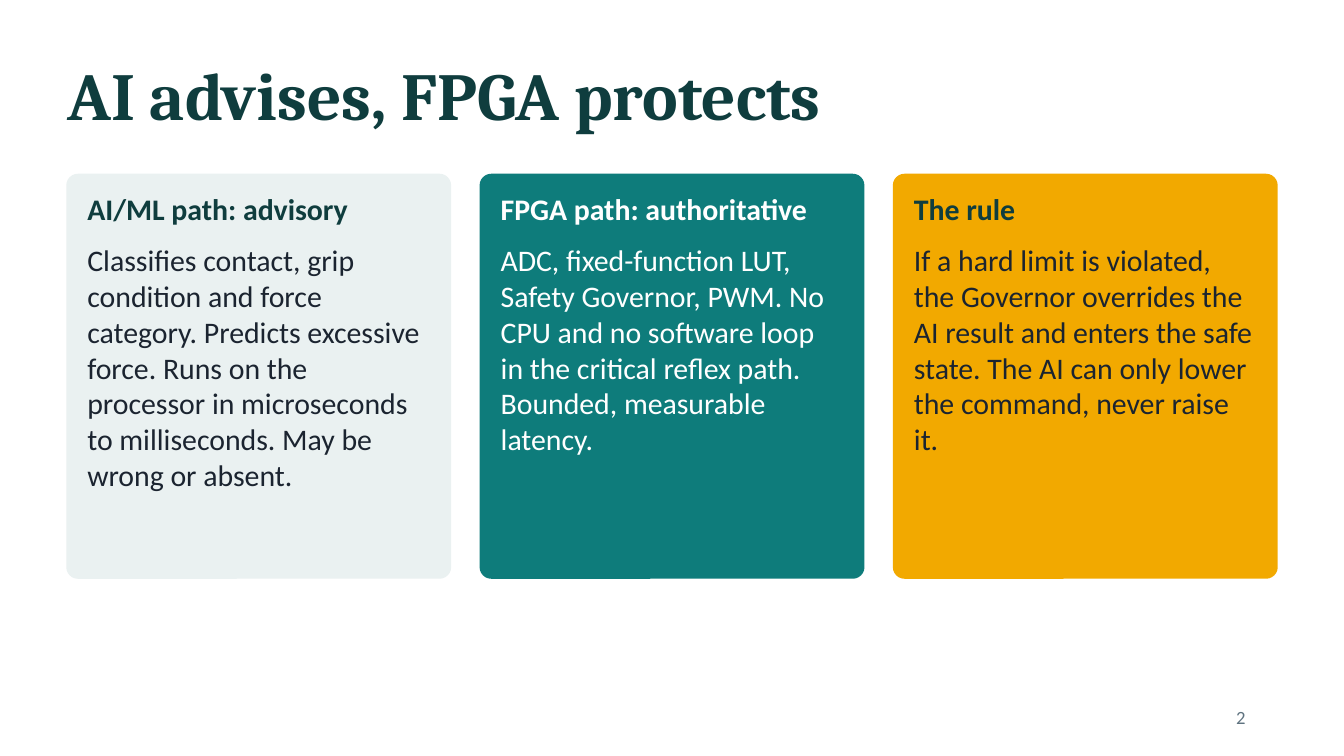
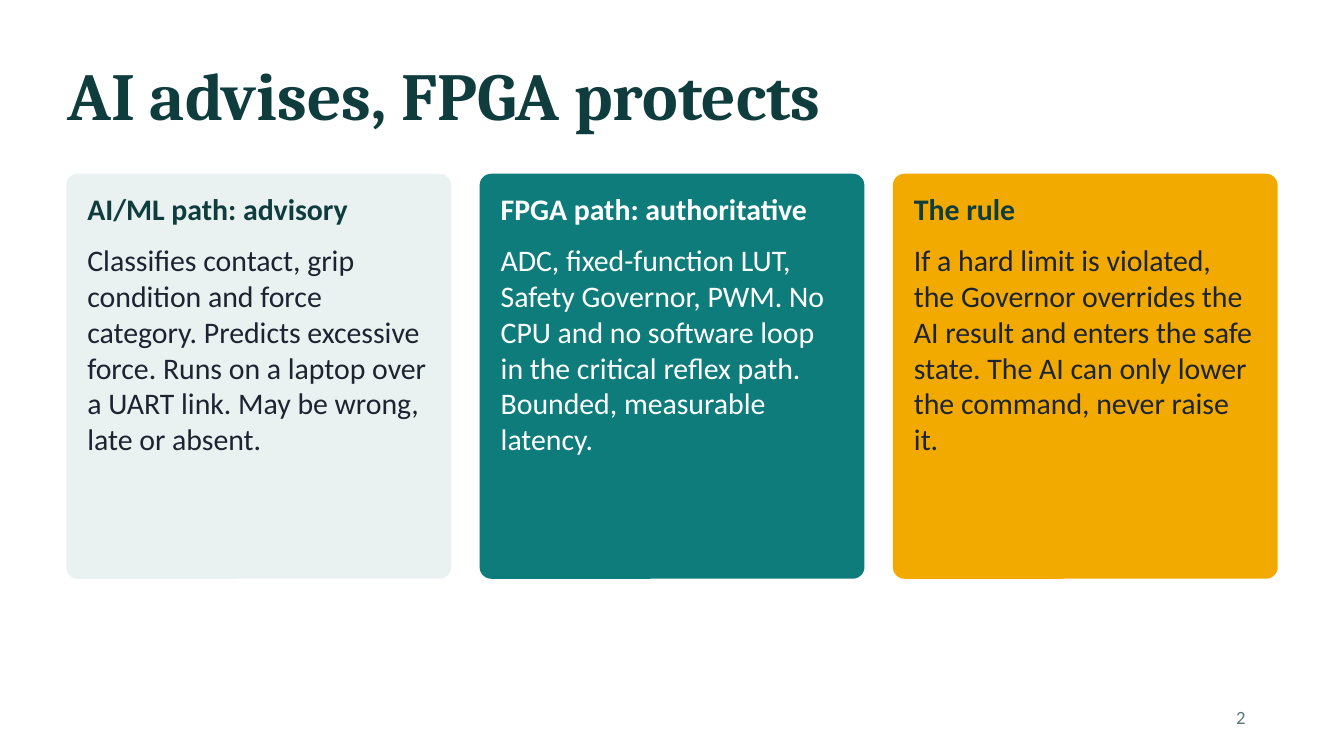
Before and after one commit to sanjiv283/tactile-reflex-system, a slide deck: slide 2 of docs/tactile_reflex_system.pptx. Drawn at 1344x756 pixels with LibreOffice and Linux fonts; fonts in the diff are those of the drawing. Boxes give left, top, right and bottom in pixels: in the first picture for what was removed or moved away, otherwise in the second. Text is boxed around its words. In the diff, an @@ line names an element or a change of style, - is before the commit and + after.

```diff
--- a/docs/tactile_reflex_system.pptx
+++ b/docs/tactile_reflex_system.pptx
@@ text at bbox=[87, 250, 426, 451]: text changed @@
-Classifies contact, grip condition and force category. Predicts excessive force. Runs on the processor in microseconds to milliseconds. May be wrong or absent.
+Classifies contact, grip condition and force category. Predicts excessive force. Runs on a laptop over a UART link. May be wrong, late or absent.
```
Also in this commit, not shown: 11 other slides changed, 49 other files.
